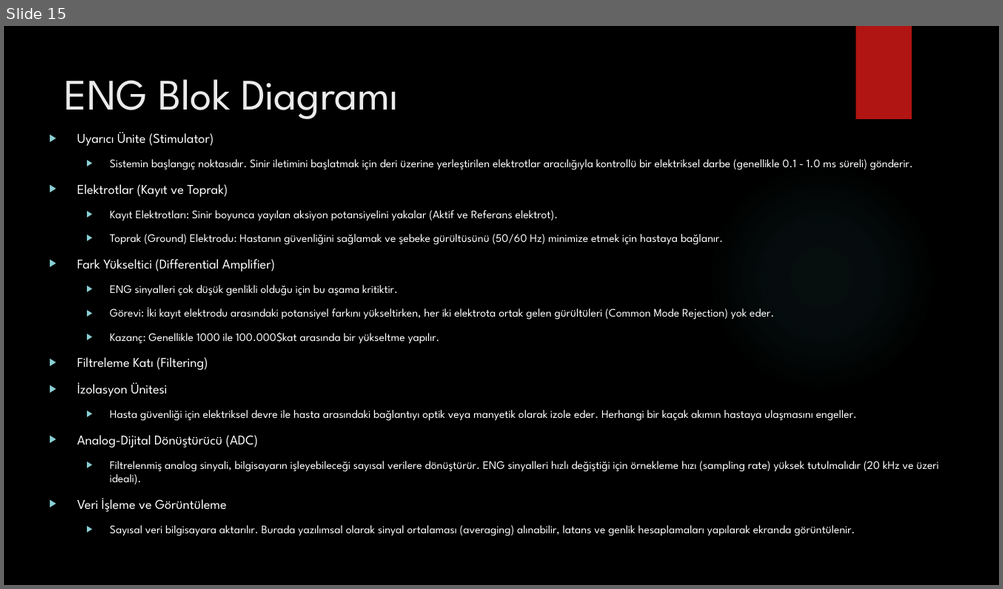
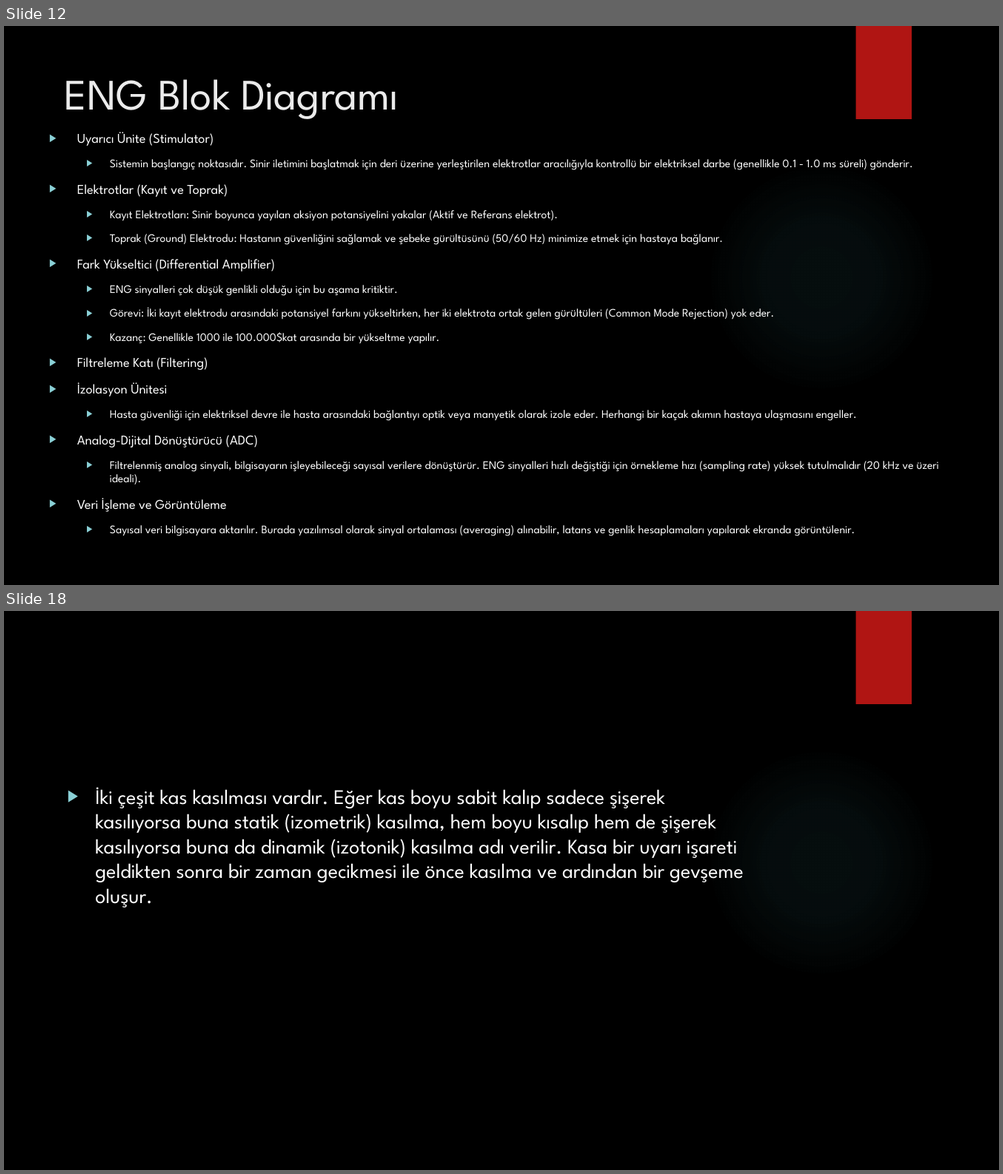
Before and after one commit to karakasmf/Medical-Electronic, a slide deck: elektronörogram.pptx. Shown one above the other, each under a label of ours: slide 15 before the commit, slides 12 and 18 after it; the slides between them are not shown. The pictures are 1003x589 and 1003x1174 pixels, drawn with LibreOffice and Linux fonts; fonts in the diff are those of the drawing; background and template pictures are left out. Boxes give left, top, right and bottom in pixels: in the first picture for what was removed or moved away, otherwise in the second. Text is boxed around its words. In the diff, an @@ line names an element or a change of style, - is before the commit and + after.

```diff
--- a/elektronörogram.pptx
+++ b/elektronörogram.pptx
@@ slide 18 added at [4, 611, 999, 1170], background picture (left out); not listed: 2 template elements that a slide beside it also shows @@
@@ text added at [95, 787, 743, 908], 20 pt, text #FFFFFF @@
+▶ İki çeşit kas kasılması vardır. Eğer kas boyu sabit kalıp sadece şişerek kasılıyorsa buna statik (izometrik) kasılma, hem boyu kısalıp hem de şişerek kasılıyorsa buna da dinamik (izotonik) kasılma adı verilir. Kasa bir uyarı işareti geldikten sonra bir zaman gecikmesi ile önce kasılma ve ardından bir gevşeme oluşur.
@@ what was slide 15 is now slide 12 @@
```
Also in this commit, not shown: 13 other slides added, 4 slides removed, 1 other file.
